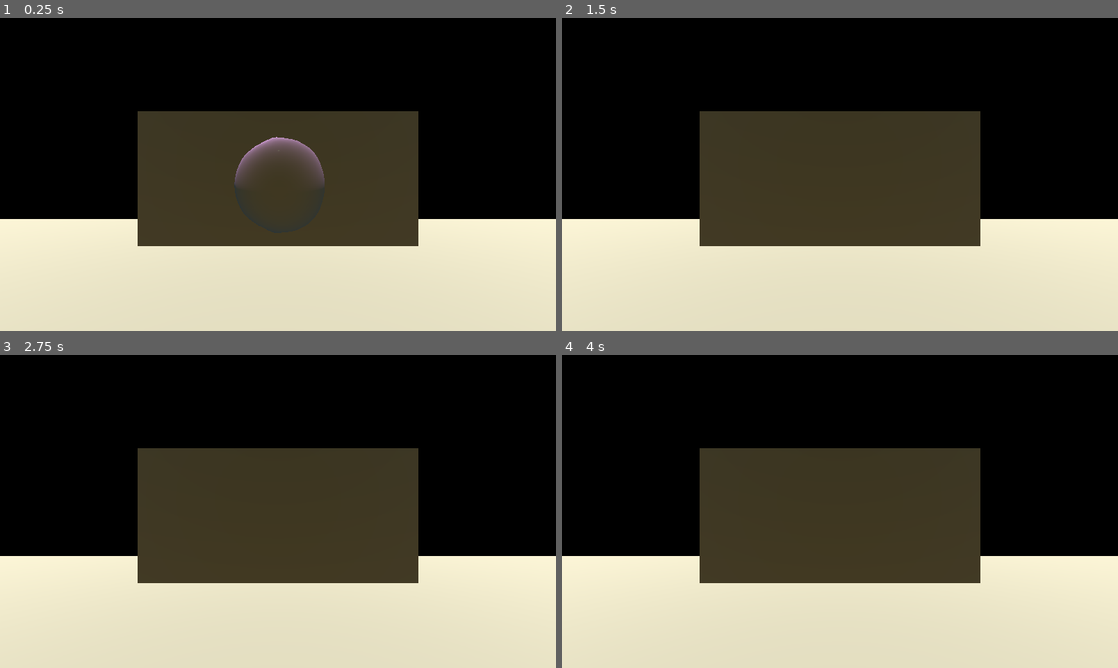
Above: before the commit, frames 1-4 (two rows, left to right).
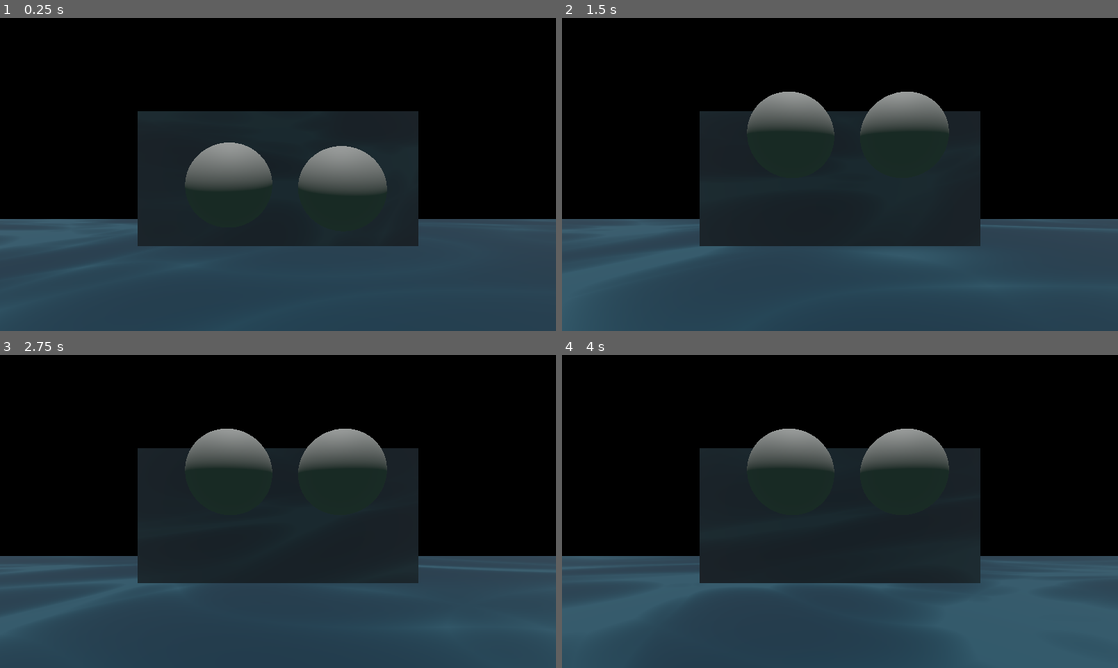
Above: after the commit, the same moments.

Repository: bastifpv/GGJ25
Game: Godot game, scene res://scenes/test_moritz.tscn
Same seed, same stepped clock (60 frames per second), same inputs: the game is played once before the commit and once after it. This scene is started directly instead of the project's main scene.
Inputs:
- Up to frame 1 (0.25 s): no input
- Up to frame 2 (1.5 s): hold D (right) 0.53-1.28 s; hold S (down) from 1.28 s (still down)
- Up to frame 3 (2.75 s): tap Enter at 2 s; release S (down) at 2.03 s; hold D (right) from 2.03 s (still down)
- Up to frame 4 (4 s): tap Space at 2.75 s; release D (right) at 2.78 s; hold W (up) 2.78-3.53 s; tap Enter at 3.5 s; hold A (left) from 3.53 s (still down)

The runs differ from the first frame. In frame 1, 53% of the frame differs, in the area x 0-100%, y 29-100%; in frame 2, 54%, in the area x 0-100%, y 23-100%; in frame 3, 54%; in frame 4, 54%.

Commit message:
start work on caustic mats

Diff:
--- /dev/null
+++ b/materials/caustic_rocks.tres
@@ -0,0 +1,7 @@
+[gd_resource type="ShaderMaterial" load_steps=2 format=3 uid="uid://csjfks646ksme"]
+
+[ext_resource type="Shader" path="res://shaders/caustics.gdshader" id="1_1yctk"]
+
+[resource]
+render_priority = 0
+shader = ExtResource("1_1yctk")
--- a/scenes/bubble.tscn
+++ b/scenes/bubble.tscn
@@ -1,6 +1,6 @@
 [gd_scene load_steps=8 format=3 uid="uid://brpcqxftogyip"]
 
-[ext_resource type="Shader" path="res://scenes/bubble.gdshader" id="1_54qcv"]
+[ext_resource type="Shader" path="res://shaders/bubble.gdshader" id="1_54qcv"]
 [ext_resource type="Script" path="res://scripts/bubble.gd" id="1_ajy6j"]
 
 [sub_resource type="FastNoiseLite" id="FastNoiseLite_mucwm"]
@@ -17,7 +17,6 @@
 shader_parameter/height_multiplier = 0.1
 shader_parameter/noise_sample_size = 0.17
 shader_parameter/animation_speed = 0.035
-shader_parameter/bubble_color = Color(0.596022, 0.788675, 0.830208, 1)
 shader_parameter/surface_noise_texture = SubResource("NoiseTexture2D_1asoh")
 
 [sub_resource type="SphereMesh" id="SphereMesh_53kgs"]
--- a/scenes/test_moritz.tscn
+++ b/scenes/test_moritz.tscn
@@ -1,6 +1,7 @@
 [gd_scene load_steps=7 format=3 uid="uid://dsrhetkqx5sb4"]
 
-[ext_resource type="PackedScene" uid="uid://q37s67i8v188" path="res://scenes/bubble.tscn" id="1_r7eqm"]
+[ext_resource type="PackedScene" uid="uid://brpcqxftogyip" path="res://scenes/bubble.tscn" id="1_r7eqm"]
+[ext_resource type="Material" uid="uid://csjfks646ksme" path="res://materials/caustic_rocks.tres" id="2_o4868"]
 
 [sub_resource type="Environment" id="Environment_lhq7j"]
 background_mode = 1
@@ -9,23 +10,24 @@
 ambient_light_energy = 0.1
 fog_enabled = true
 
-[sub_resource type="StandardMaterial3D" id="StandardMaterial3D_ji2b7"]
-albedo_color = Color(0.881643, 0.841931, 0.735255, 1)
-
 [sub_resource type="PlaneMesh" id="PlaneMesh_u61ls"]
-material = SubResource("StandardMaterial3D_ji2b7")
-
-[sub_resource type="StandardMaterial3D" id="StandardMaterial3D_bd4qo"]
-albedo_color = Color(0.565866, 0.417614, 0.162021, 1)
+material = ExtResource("2_o4868")
 
 [sub_resource type="BoxMesh" id="BoxMesh_8xwtg"]
-material = SubResource("StandardMaterial3D_bd4qo")
+material = ExtResource("2_o4868")
+
+[sub_resource type="BoxShape3D" id="BoxShape3D_mey76"]
+size = Vector3(5.96783, 1, 4.74072)
 
 [node name="TestMoritz" type="Node3D"]
 
+[node name="Bubble2" parent="." instance=ExtResource("1_r7eqm")]
+transform = Transform3D(1, 0, 0, 0, 1, 0, 0, 0, 1, 0.743385, 0.816293, -0.00318528)
+bubbleColor = Color(0.145035, 0.600886, 0.186993, 1)
+
 [node name="Bubble" parent="." instance=ExtResource("1_r7eqm")]
-transform = Transform3D(1, 0, 0, 0, 1, 0, 0, 0, 1, 0.0083859, 0.857255, -0.00159264)
-bubbleColor = Color(0.892134, 0.649454, 0.926266, 1)
+transform = Transform3D(1, 0, 0, 0, 1, 0, 0, 0, 1, -0.567683, 0.857255, -0.00159264)
+bubbleColor = Color(0.855846, 0.670181, 0.92421, 1)
 
 [node name="DirectionalLight3D" type="DirectionalLight3D" parent="."]
 transform = Transform3D(-0.0906504, 0.995883, -0.00071698, -0.0922144, -0.00767697, 0.99571, 0.991604, 0.0903276, 0.0925306, -2.03716, 3.54736, 0)
@@ -43,3 +45,9 @@
 [node name="MeshInstance3D2" type="MeshInstance3D" parent="."]
 transform = Transform3D(4.26332, 0, 0, 0, 2.5465, 0, 0, 0, 1, 0, 0.781612, -1.15385)
 mesh = SubResource("BoxMesh_8xwtg")
+
+[node name="StaticBody3D" type="StaticBody3D" parent="."]
+
+[node name="CollisionShape3D" type="CollisionShape3D" parent="StaticBody3D"]
+transform = Transform3D(1, 0, 0, 0, 1, 0, 0, 0, 1, -0.0726624, 2.53868, 0.164284)
+shape = SubResource("BoxShape3D_mey76")
--- a/scripts/bubble.gd
+++ b/scripts/bubble.gd
@@ -14,5 +14,4 @@
 	_setBubbleColor(bubbleColor)
 
 func _setBubbleColor(color: Color):
-	var material = $BubbleMesh.get_active_material(0)
-	material.set_shader_parameter("bubble_color", color)
+	$BubbleMesh.set_instance_shader_parameter("bubble_color", color)
--- a/scenes/bubble.gdshader
+++ b/shaders/bubble.gdshader
@@ -5,7 +5,7 @@
 uniform float noise_sample_size = 0.5;
 uniform float animation_speed = 0.05;
 
-uniform vec4 bubble_color : source_color;
+instance uniform vec4 bubble_color : source_color;
 
 varying float height;
 
--- /dev/null
+++ b/shaders/caustics.gdshader
@@ -0,0 +1,31 @@
+shader_type spatial;
+
+uniform int iteration_times = 3;
+uniform float speed = 0.3;
+uniform vec4 floor_color : source_color = vec4(0.0, .35, .5, 1.0);
+uniform vec4 caustics_color : source_color = vec4(1.0, 1.0, 1.0, 1.0);
+uniform float intensity = .003;
+
+void fragment()
+{
+    lowp vec2 p = mod(UV*TAU, TAU)-550.0;
+	lowp vec2 i = vec2(p);
+	lowp float c = 1.0;
+	lowp float t = TIME * speed;
+
+	for (int n = 0; n < iteration_times; n++)
+	{
+		i = p + vec2(cos(t - i.x) + sin(t + i.y), sin(t - i.y) + cos(t + i.x));
+		c += 1.0/length(vec2(p.x / (sin(i.x+t)/intensity),p.y / (cos(i.y+t)/intensity)));
+	}
+	c /= float(iteration_times);
+	c = 1.17-pow(c, 1.4);
+	c = clamp(c, 0.0, 0.85);
+	vec4 color = vec4(pow(c, 8.0));
+
+	//color = (color + caustics_color) / 2.0;
+    //color = clamp(color + floor_color, 0.0, 1.0);
+	color = (color + floor_color) / 2.0;
+
+	ALBEDO = color.rgb;
+}
